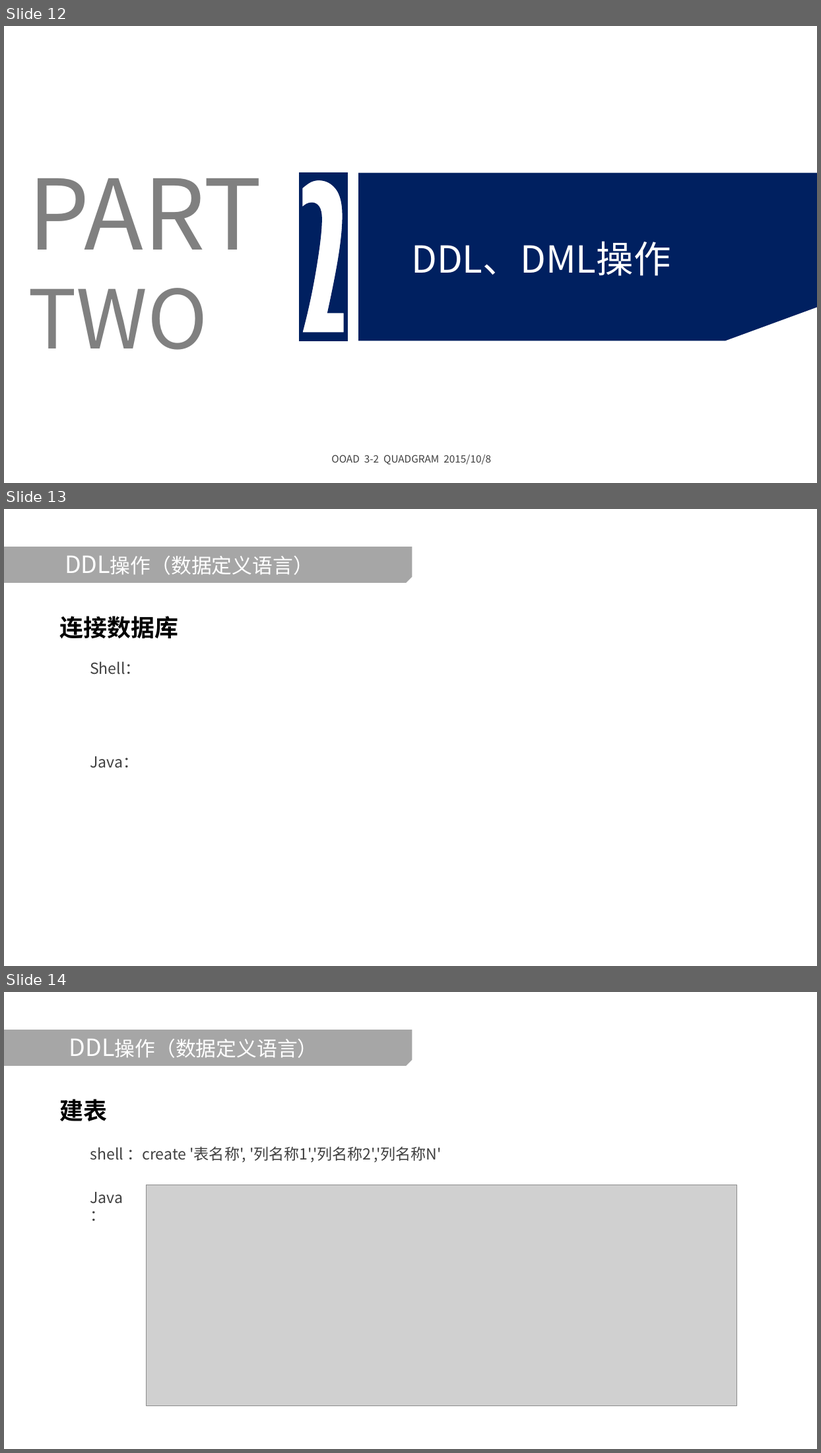
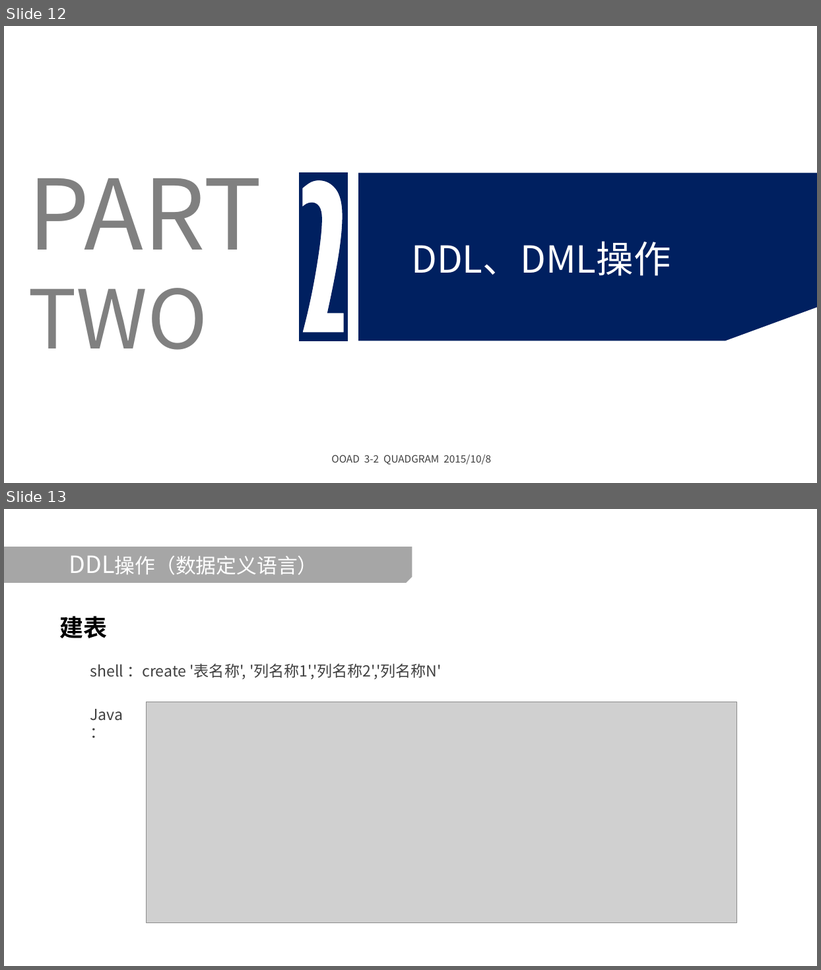
Before and after one commit to Guosmilesmile/hbaseDoc, a slide deck: Hbase学习分享.pptx. Shown one above the other, each under a label of ours: slides 12, 13 and 14 before the commit, slides 12 and 13 after it. The pictures are 821x1453 and 821x970 pixels, drawn with LibreOffice and Linux fonts; fonts in the diff are those of the drawing; grey boxes stand for pictures; background and template pictures are left out. Boxes give left, top, right and bottom in pixels: in the first picture for what was removed or moved away, otherwise in the second. Text is boxed around its words. In the diff, an @@ line names an element or a change of style, - is before the commit and + after.

```diff
--- a/Hbase学习分享.pptx
+++ b/Hbase学习分享.pptx
@@ slide 13 removed at (4, 509, 817, 966), background picture (left out) @@
@@ snip rect removed at (4, 547, 412, 583) @@
@@ title removed at (110, 556, 314, 575) @@
-DDL操作（数据定义语言）
@@ text removed at (60, 616, 178, 639) @@
-连接数据库
@@ text removed at (90, 661, 141, 675) @@
-Shell：
@@ text removed at (90, 757, 138, 768) @@
-Java：
@@ what was slide 14 is now slide 13 @@
```
Also in this commit, not shown: 1 slide changed, 2 slides added, 1 other slide removed.
